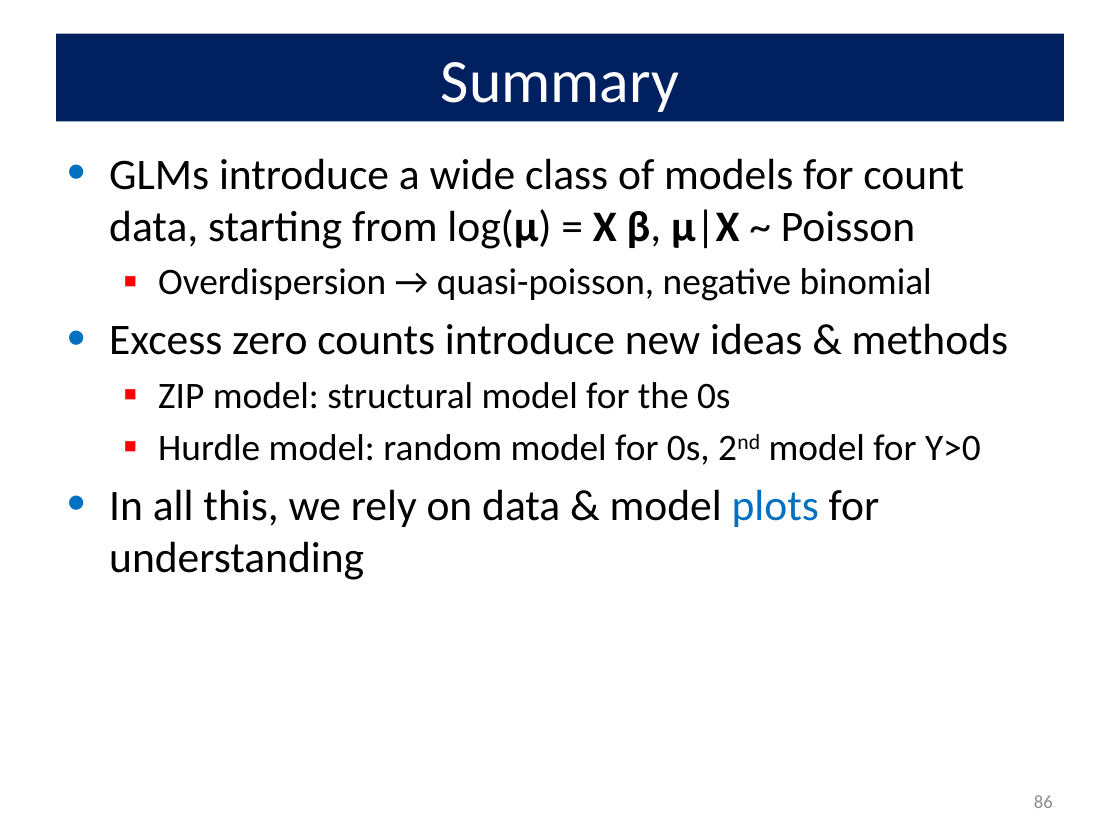
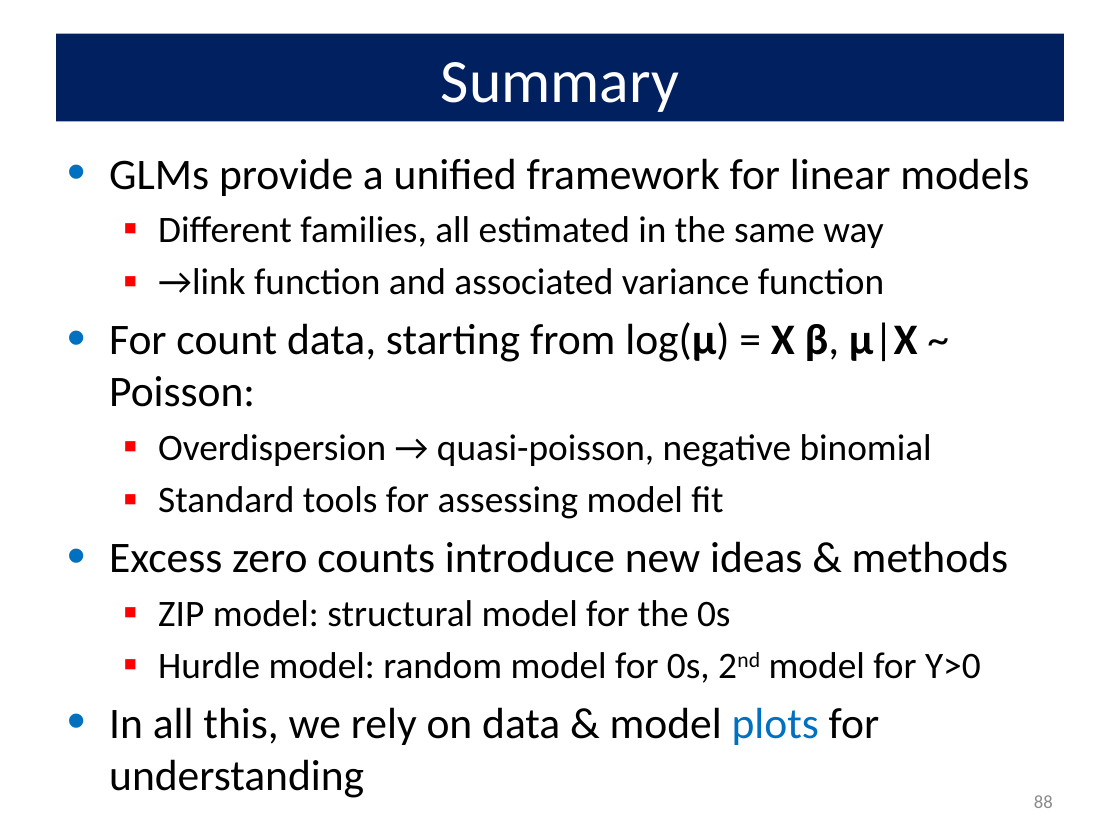
Before and after one commit to friendly/psy6136, a slide deck: slide 88 of docs/lectures/09-CountData.pptx (slide 86 before the commit). Drawn at 1120x840 pixels with LibreOffice and Linux fonts; fonts in the diff are those of the drawing. Boxes give left, top, right and bottom in pixels: in the first picture for what was removed or moved away, otherwise in the second. Text is boxed around its words. In the diff, an @@ line names an element or a change of style, - is before the commit and + after.

```diff
--- a/docs/lectures/09-CountData.pptx
+++ b/docs/lectures/09-CountData.pptx
@@ text at [109, 158, 1029, 407]: text changed @@
-• GLMs introduce a wide class of models for count data, starting from log(μ) = X β, μ|X ~ Poisson
+• GLMs provide a unified framework for linear models
+  ▪ Different families, all estimated in the same way
+  ▪ →link function and associated variance function
+• For count data, starting from log(μ) = X β, μ|X ~ Poisson:
@@ text at [158, 486, 723, 519]: paragraph added @@
+  ▪ Standard tools for assessing model fit
@@ page number at [1034, 795, 1053, 808]: text changed @@
-86
+88
```
Also in this commit, not shown: 9 other slides changed, 2 slides added, 10 other files.
